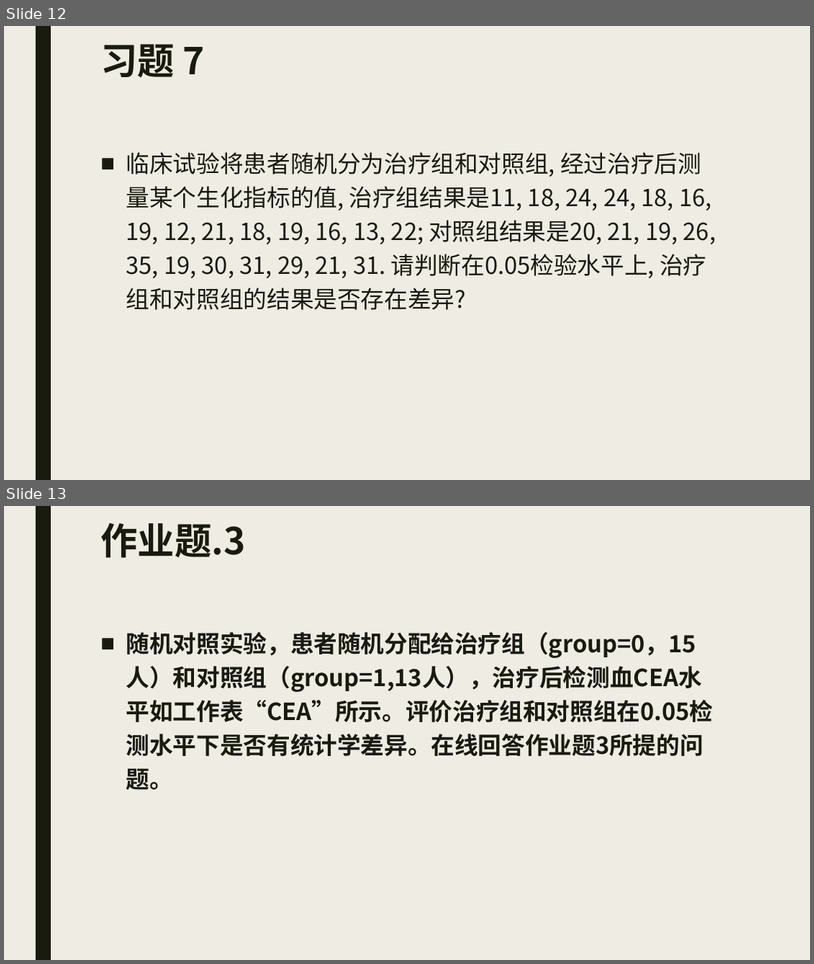
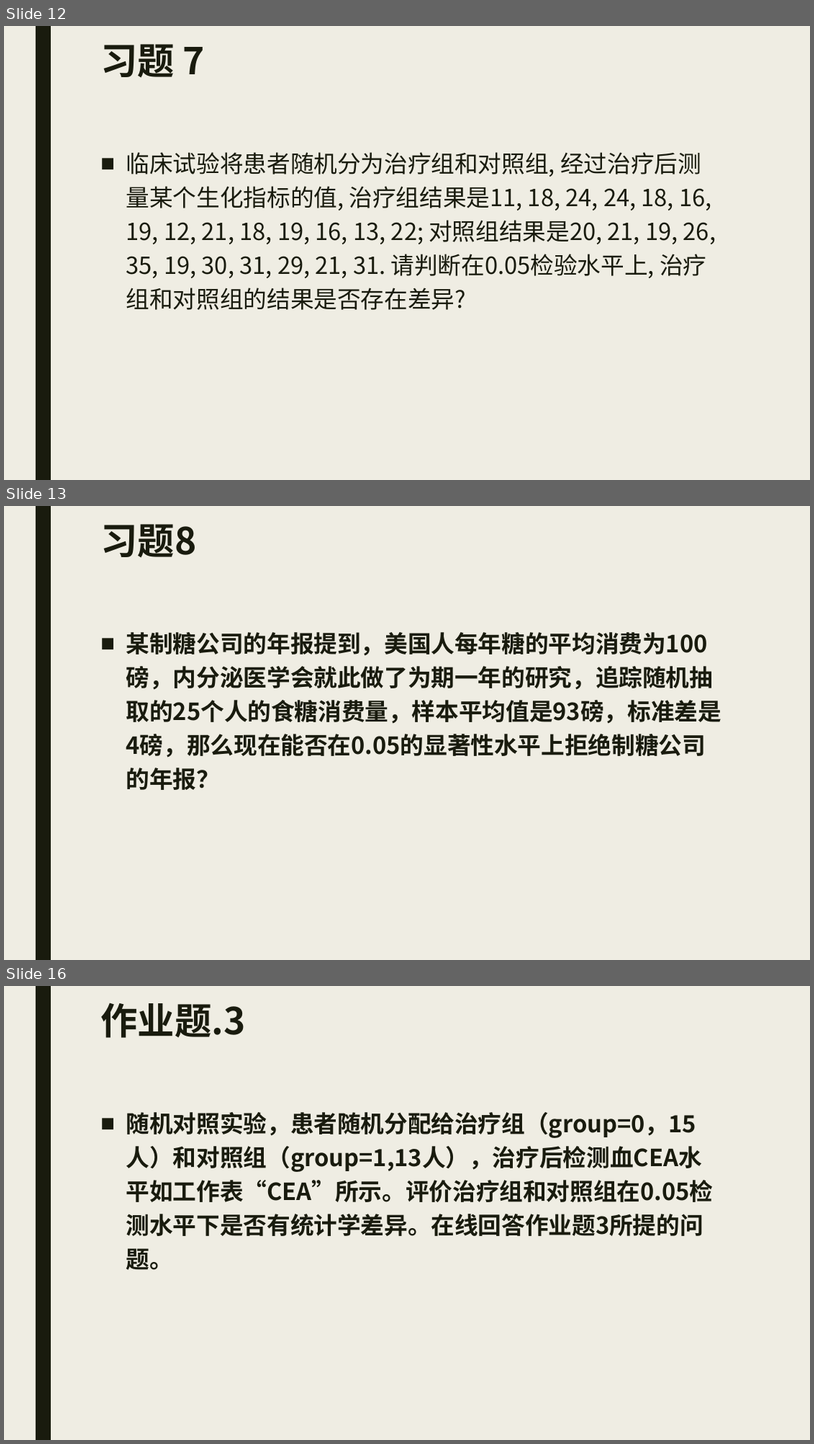
Before and after one commit to beneon/medstat, a slide deck: lect-3/lect-3.pptx. Shown one above the other, each under a label of ours: slides 12 and 13 before the commit, slides 12, 13 and 16 after it; the slides between them are not shown. The pictures are 814x964 and 814x1444 pixels, drawn with LibreOffice and Linux fonts; fonts in the diff are those of the drawing. Boxes give left, top, right and bottom in pixels: in the first picture for what was removed or moved away, otherwise in the second. Text is boxed around its words. In the diff, an @@ line names an element or a change of style, - is before the commit and + after.

```diff
--- a/lect-3/lect-3.pptx
+++ b/lect-3/lect-3.pptx
@@ slide 13 added at [4,506,810,960], background #EFEDE3; not listed: 1 template element that a slide beside it also shows @@
@@ title added at [100,524,196,558], 44 pt, text #191B0E, bold @@
+习题8
@@ text added at [126,632,722,757], 28 pt, text #191B0E, bold @@
+■ 某制糖公司的年报提到，美国人每年糖的平均消费为100磅，内分泌医学会就此做了为期一年的研究，追踪随机抽取的25个人的食糖消费量，样本平均值是93磅，标准差是4磅，那么现在能否在0.05的显著性水平上拒绝制糖公司的年报？
@@ what was slide 13 is now slide 16 @@
```
Also in this commit, not shown: 2 other slides added, 5 other files.
